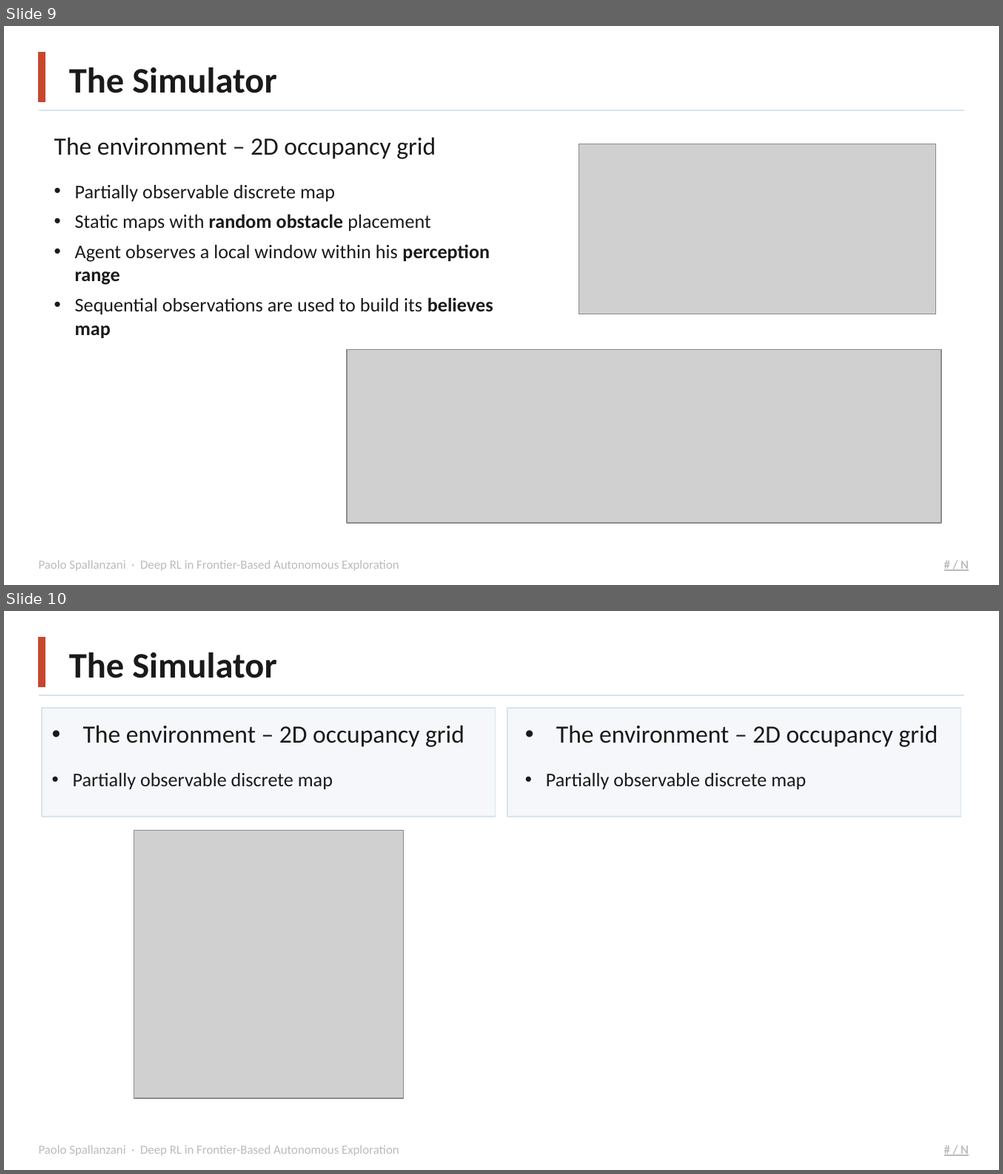
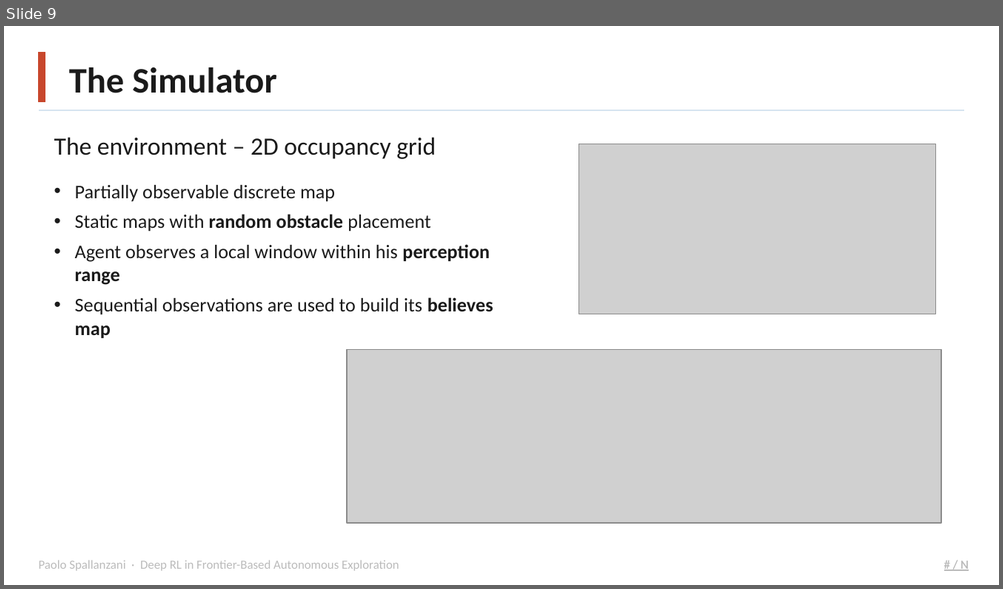
Before and after one commit to Paolo-Spall/presentazione_tesi_dae, a slide deck: presentation_1.pptx. Shown one above the other, each under a label of ours: slides 9 and 10 before the commit, slide 9 after it. The pictures are 1003x1174 and 1003x589 pixels, drawn with LibreOffice and Linux fonts; fonts in the diff are those of the drawing; grey boxes stand for pictures; background and template pictures are left out. Boxes give left, top, right and bottom in pixels: in the first picture for what was removed or moved away, otherwise in the second. Text is boxed around its words. In the diff, an @@ line names an element or a change of style, - is before the commit and + after.

```diff
--- a/presentation_1.pptx
+++ b/presentation_1.pptx
@@ slide 10 removed at (4,611,999,1170), background #FFFFFF; not listed: 5 template elements that a slide beside it also shows @@
@@ text removed at (69,652,276,678) @@
-The Simulator
@@ rectangle removed at (42,707,495,817) @@
@@ rectangle removed at (507,707,961,817) @@
@@ text removed at (83,725,464,747) @@
-• The environment – 2D occupancy grid
@@ text removed at (556,725,938,747) @@
-• The environment – 2D occupancy grid
@@ text removed at (73,773,333,790) @@
-• Partially observable discrete map
@@ text removed at (546,773,805,790) @@
-• Partially observable discrete map
@@ picture removed at (134,831,403,1099) @@
```
Also in this commit, not shown: 1 slide added.
